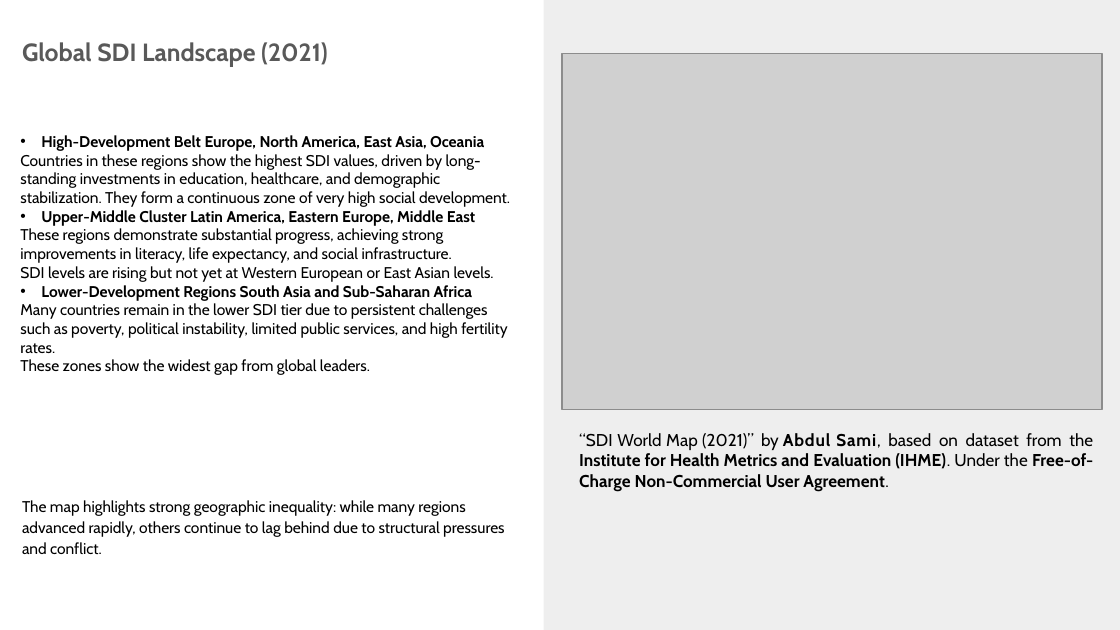
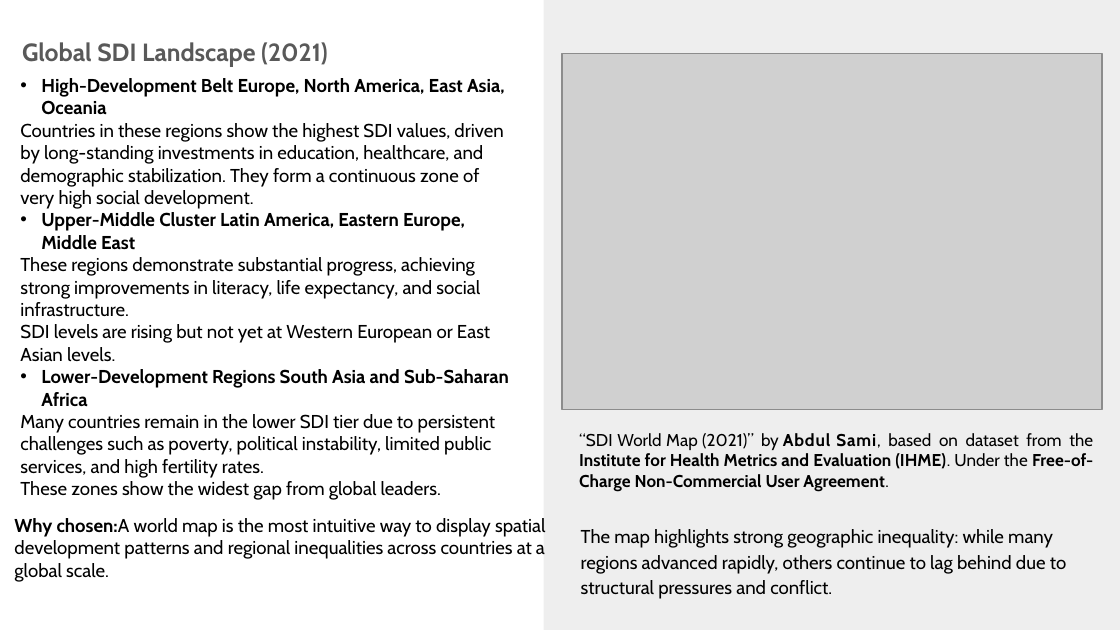
Before and after one commit to samiwadh/Global-Burden-of-Disease-Project, a slide deck: slide 7 of Data Visualization.pptx. Drawn at 1120x630 pixels with LibreOffice and Linux fonts; fonts in the diff are those of the drawing; grey boxes stand for pictures. Boxes give left, top, right and bottom in pixels: in the first picture for what was removed or moved away, otherwise in the second. Text is boxed around its words. In the diff, an @@ line names an element or a change of style, - is before the commit and + after.

```diff
--- a/Data Visualization.pptx
+++ b/Data Visualization.pptx
@@ text "High-Development Belt Europe, North America, ...": place and size @@
-text "High-Development Belt Europe, North America, ..." at box(20, 135, 510, 375)
+text "High-Development Belt Europe, North America, ..." at box(20, 78, 509, 500)
@@ text "High-Development Belt Europe, North America, ..." at box(20, 78, 509, 500): size 10 to 12 pt @@
@@ text added at box(14, 518, 545, 582), 12 pt, text #000000 @@
+Why chosen:A world map is the most intuitive way to display spatial development patterns and regional inequalities across countries at a global scale.
@@ text "The map highlights strong geographic ..." at box(581, 529, 1066, 599): size 10 to 12 pt @@
@@ text "The map highlights strong geographic ...": place and size @@
-text "The map highlights strong geographic ..." at box(22, 500, 504, 554)
+text "The map highlights strong geographic ..." at box(581, 529, 1066, 599)
```
Also in this commit, not shown: 12 other slides changed.
